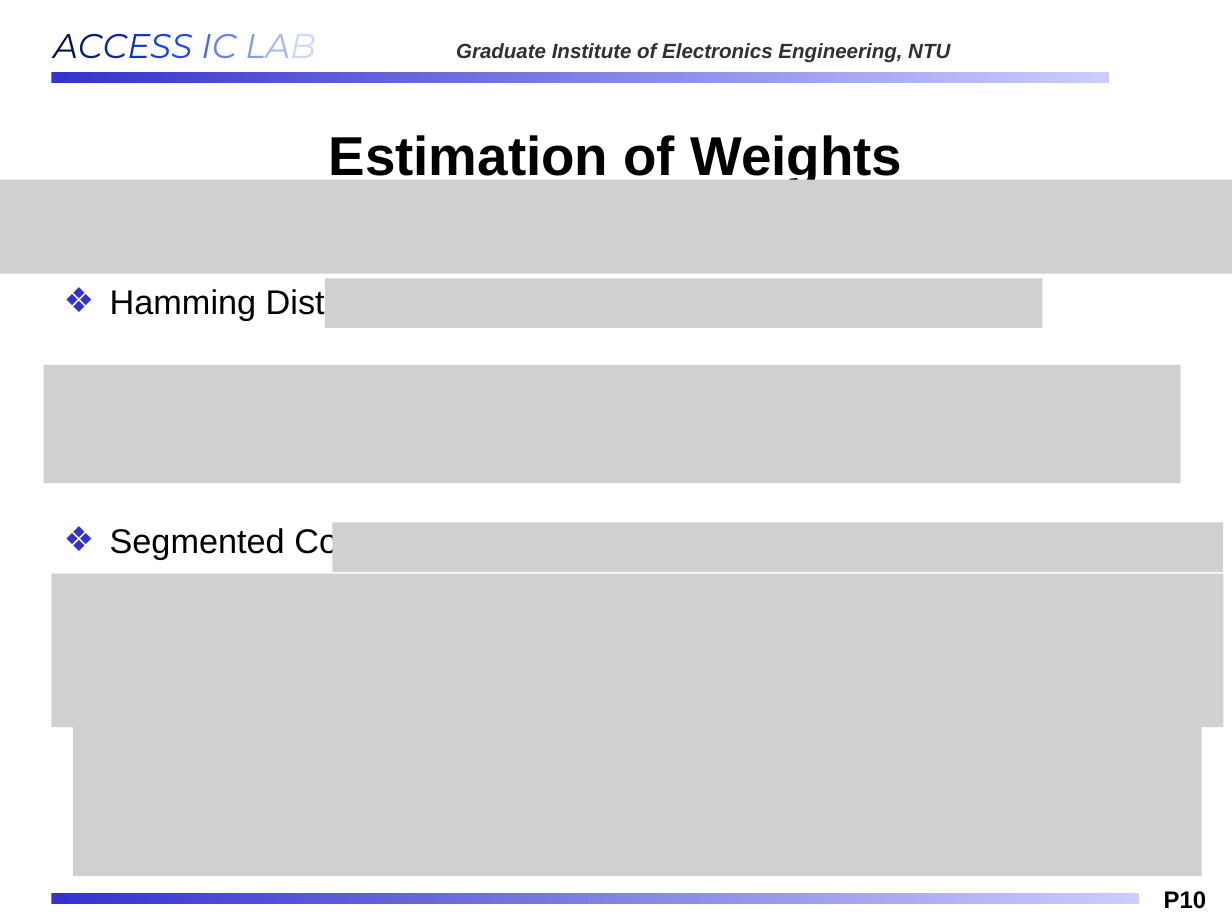
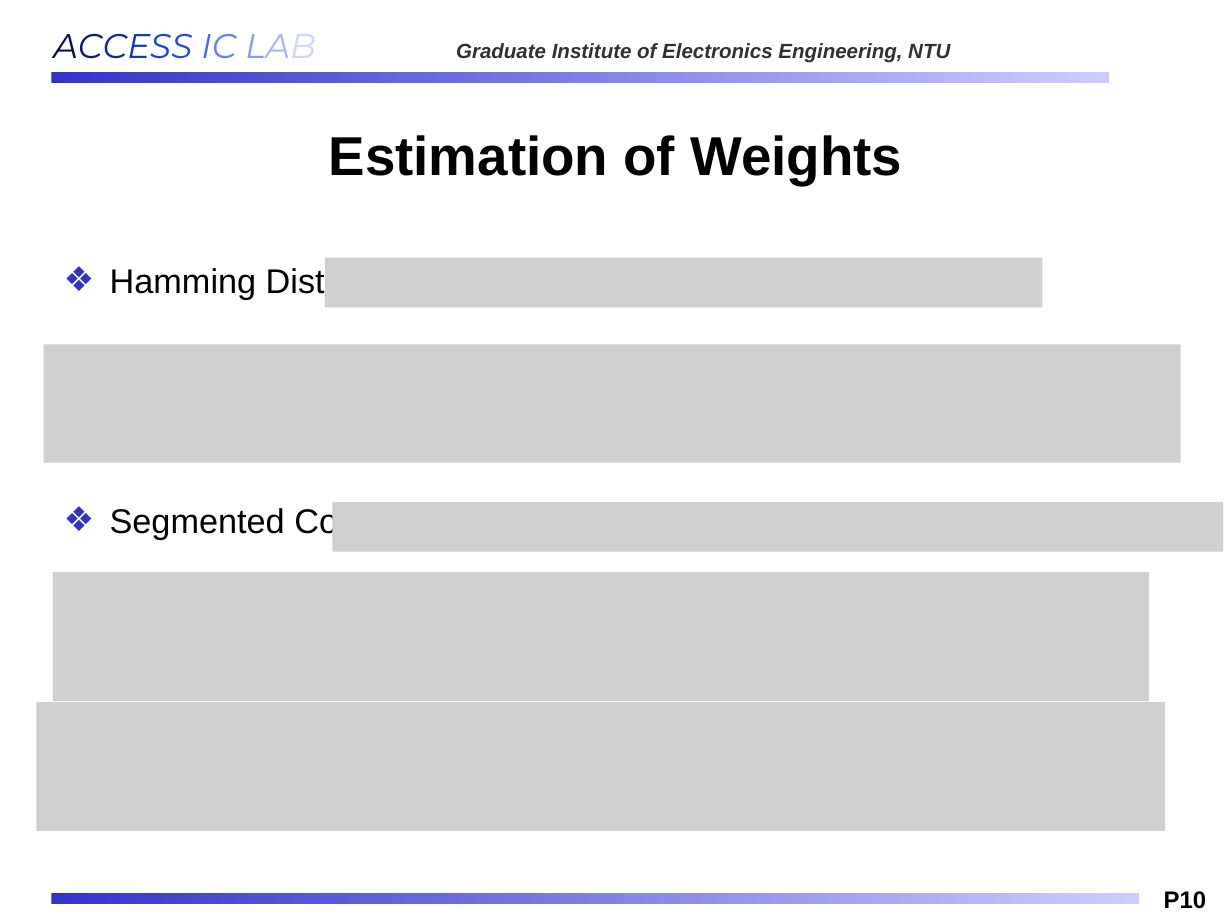
Before and after one commit to Oniontow/AndyWu_Project, a slide deck: slide 10 of ppt_mxic/MXIC_20260309.pptx. Drawn at 1232x924 pixels with LibreOffice and Linux fonts; fonts in the diff are those of the drawing; grey boxes stand for pictures; background and template pictures are left out. Boxes give left, top, right and bottom in pixels: in the first picture for what was removed or moved away, otherwise in the second. Text is boxed around its words. In the diff, an @@ line names an element or a change of style, - is before the commit and + after.

```diff
--- a/ppt_mxic/MXIC_20260309.pptx
+++ b/ppt_mxic/MXIC_20260309.pptx
@@ picture removed at box(0, 180, 1232, 274) @@
@@ 3 pictures, 1 text: place and size @@
-3 pictures, 1 text at box(43, 278, 1223, 572)
+3 pictures, 1 text at box(43, 257, 1223, 551)
@@ picture: place and size @@
-picture at box(52, 574, 1223, 728)
+picture at box(53, 572, 1149, 701)
@@ picture: place and size @@
-picture at box(73, 723, 1201, 876)
+picture at box(37, 702, 1165, 832)
```
Also in this commit, not shown: 5 other slides changed.
